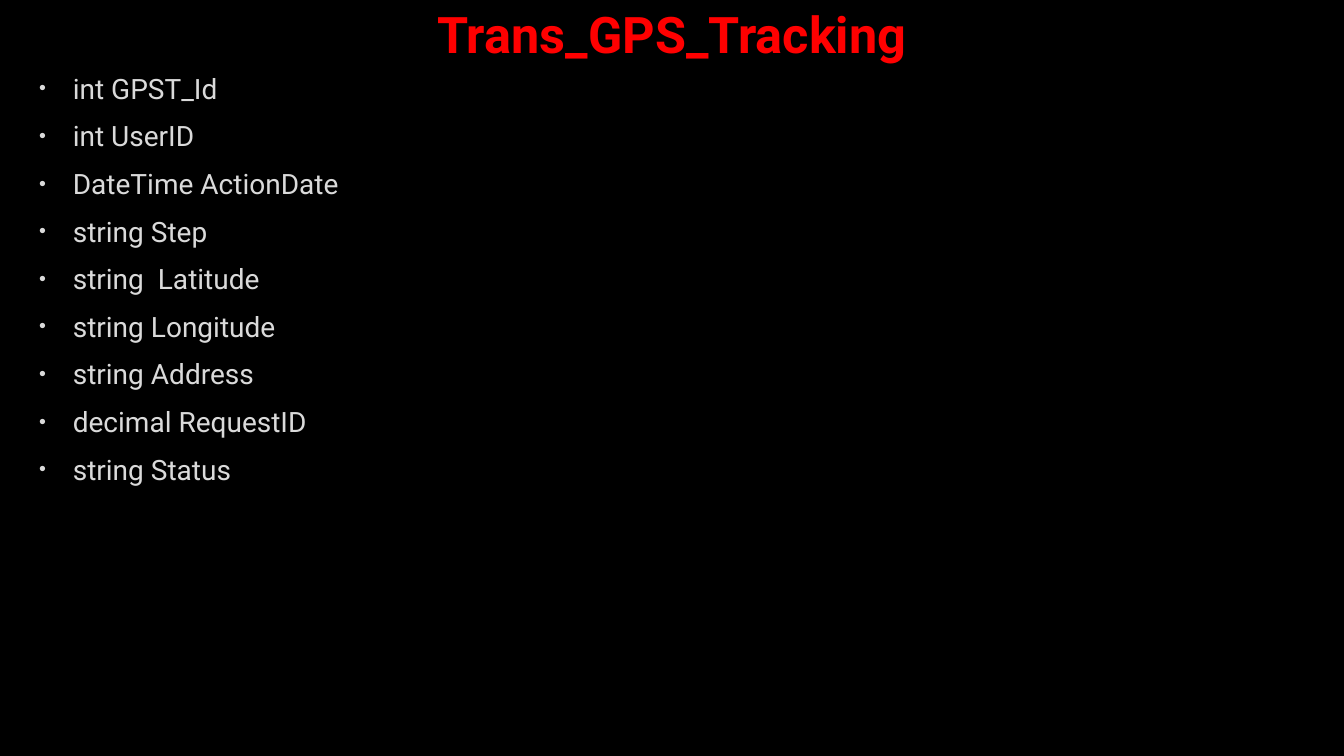
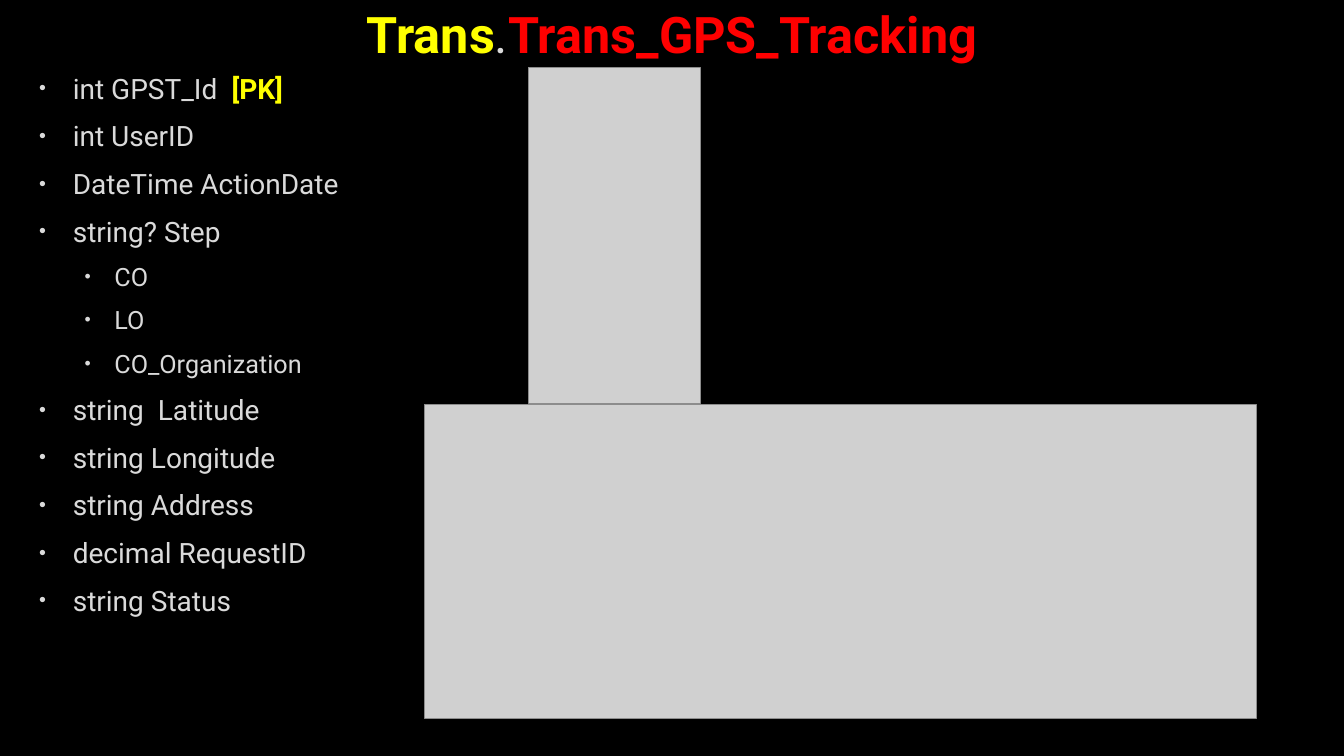
Before and after one commit to AhmedMohamedSamir1/Summary, a slide deck: slide 20 of Dot Net/Business.pptx. Drawn at 1344x756 pixels with LibreOffice and Linux fonts; fonts in the diff are those of the drawing; grey boxes stand for pictures; background and template pictures are left out. Boxes give left, top, right and bottom in pixels: in the first picture for what was removed or moved away, otherwise in the second. Text is boxed around its words. In the diff, an @@ line names an element or a change of style, - is before the commit and + after.

```diff
--- a/Dot Net/Business.pptx
+++ b/Dot Net/Business.pptx
@@ title at (x1=367, y1=15, x2=978, y2=64): text changed @@
-Trans_GPS_Tracking
+Trans.Trans_GPS_Tracking
@@ text at (x1=73, y1=75, x2=283, y2=104): text changed @@
-• int GPST_Id
+• int GPST_Id [PK]
@@ picture added at (x1=528, y1=68, x2=700, y2=403) @@
@@ text at (x1=73, y1=222, x2=301, y2=379): text changed; size 20 to 18 pt @@
-• string Step
+• string? Step
+  • CO
+  • LO
+  • CO_Organization
@@ picture added at (x1=425, y1=404, x2=1257, y2=719) @@
```
Also in this commit, not shown: 5 other slides changed, 17 slides added, 4 other files.
